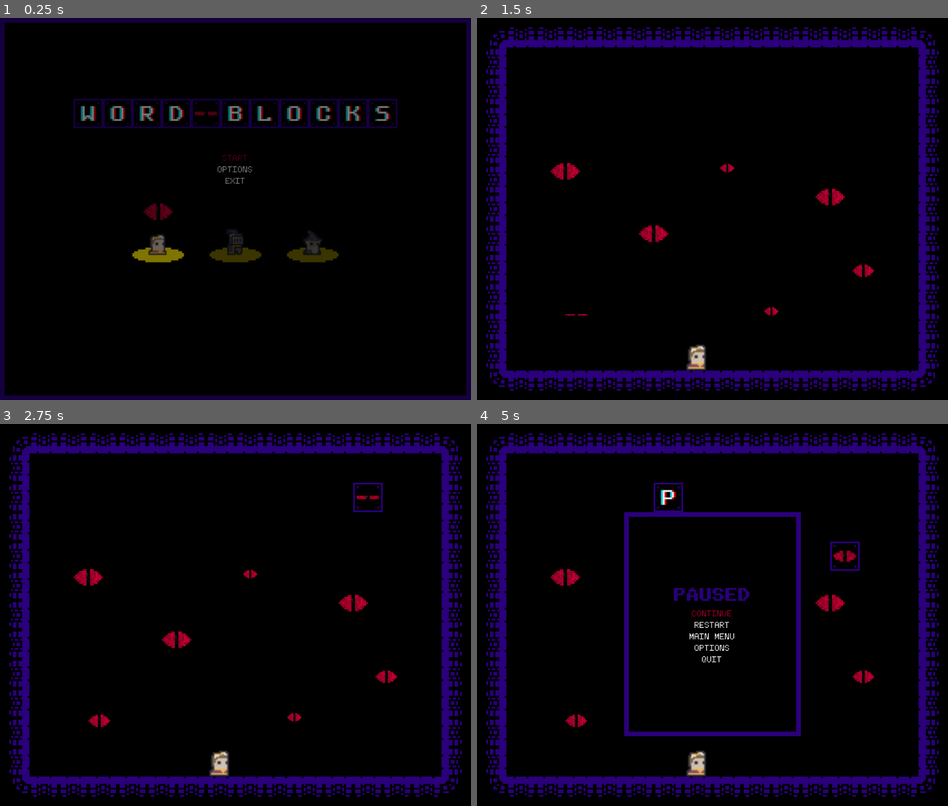
Above: before the commit, frames 1-4 (two rows, left to right).
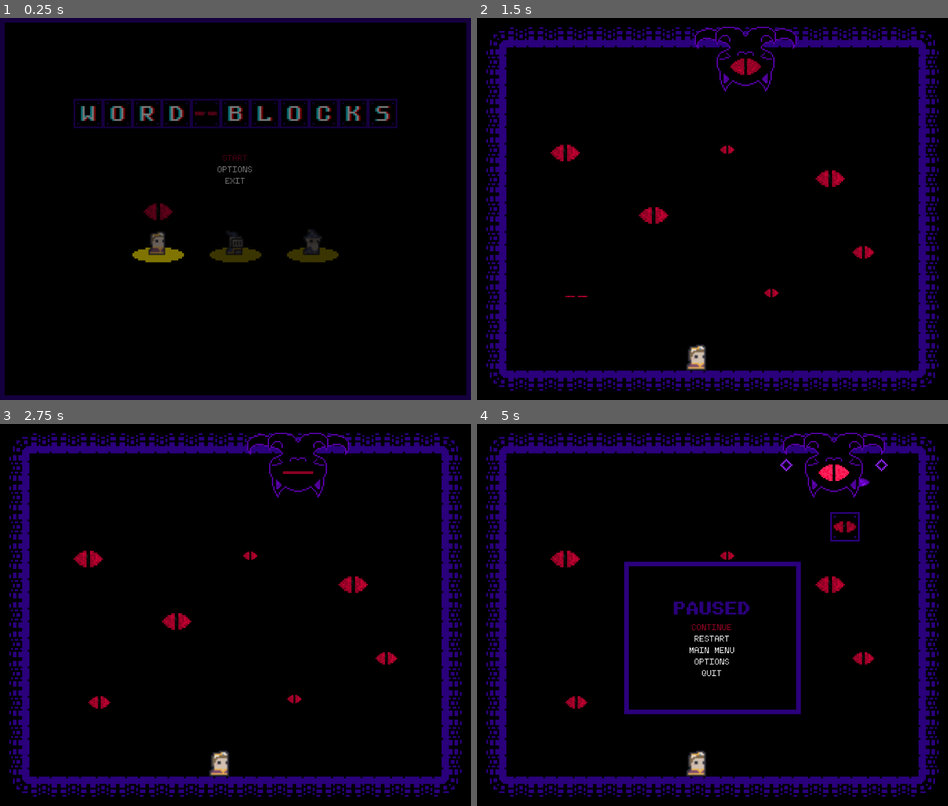
Above: after the commit, the same moments.

Repository: wlehoang/WordBlocks
Game: Godot game, scene res://main.tscn
Two runs of this game, one before a commit and one after it. Both use one fixed random seed, a clock stepped at 60 frames per second and the inputs below.
Inputs (mouse positions are in pixels of both pictures, inside the frame that each line leads up to):
- Up to frame 1 (0.25 s): no input
- Up to frame 2 (1.5 s): click "START" at 0.5 s; tap Enter at 1.25 s; move the mouse to (816, 189) at 1.27 s; hold E (select_right) from 1.28 s (still down); hold Space (pickup_or_drop) from 1.28 s (still down)
- Up to frame 3 (2.75 s): keep holding E (select_right); tap W (select_up) at 1.52, 1.82, 2.27, 2.57 s; move the mouse to (141, 634) at 2.02 s; release Space (pickup_or_drop) at 2.03 s; tap Space (pickup_or_drop) at 2.1 s
- Up to frame 4 (5 s): move the mouse to (759, 530) at 2.77 s; release E (select_right) at 2.78 s; hold Q (select_left) 2.78-3.53 s; hold Space (pickup_or_drop) 2.78-3.53 s; move the mouse to (688, 691) at 3.52 s; hold E (select_right) from 3.53 s (still down); tap Space (pickup_or_drop) at 3.6 s; tap W (select_up) at 3.77, 4.07, 4.52, 4.82 s; move the mouse to (853, 672) at 4.27 s; hold Space (pickup_or_drop) from 4.28 s (still down); tap Escape (ui_cancel) at 4.9 s

The runs differ from the first frame. In frame 1, 0.1% of the frame differs, in the area x 31-69%, y 55-63%; in frame 2, 2.4%; in frame 3, 2.6%; in frame 4, 6.1%, in the area x 15-88%, y 2-82%.

Commit message:
Mindcat and portal animations

Diff:
--- a/autoloads/globals.gd
+++ b/autoloads/globals.gd
@@ -1,4 +1,6 @@
 extends Node
+
+export (int) var tile_size = 64
 
 func snap_to_grid(pos: Vector2, tile_size: int):
 	pos.x = round(pos.x / (tile_size/2)) * (tile_size/2)
--- a/entities/blocks/blocks.gd
+++ b/entities/blocks/blocks.gd
@@ -10,7 +10,7 @@
 
 func handle_block_fall():
 	var pos_delta = Vector2.ZERO
-	pos_delta.y += get_parent().tile_size;
+	pos_delta.y += Globals.tile_size;
 	if not test_move(transform, pos_delta):
 		var collision = move_and_collide(pos_delta)
 	detect_word()
@@ -178,18 +178,18 @@
 func detect_word():
 	var left = get_node("Left")
 	var up = get_node("Up")
-	if (left.get_overlapping_bodies().size()>0 && "block_type" in left.get_overlapping_bodies()[0]):
+	if (left.get_overlapping_bodies().size() > 0 && "block_type" in left.get_overlapping_bodies()[0]):
 		return
 	var letter_chain = get_word_chain()
 	if letter_chain.length()>=4:
 		var letter_indexes = check_letter_chain(letter_chain)
-		if letter_indexes.size()==2:
+		if letter_indexes.size() == 2:
 			pop_letter_chain(letter_indexes)
 
 func get_word_chain():
 	var word_chain = ""
 	var letter_reader = self
-	while letter_reader!=null:
+	while letter_reader != null:
 		word_chain += type_to_letter(letter_reader.block_type)
 		var right = letter_reader.get_node("Right")
 		if (right.get_overlapping_bodies().size()>0 && "block_type" in right.get_overlapping_bodies()[0]):
@@ -216,8 +216,8 @@
 func pop_letter_chain(letter_indexes):
 	var letter_tracker = self
 	var letter_index = 0
-	while letter_tracker!=null && letter_index<letter_indexes[1]:
-		if letter_index>=letter_indexes[0] && letter_index<letter_indexes[1]:
+	while letter_tracker != null && letter_index < letter_indexes[1]:
+		if letter_index >= letter_indexes[0] && letter_index<letter_indexes[1]:
 			letter_tracker.queue_free()
 		var right = letter_tracker.get_node("Right")
 		var collisions = right.get_overlapping_bodies()
@@ -226,3 +226,6 @@
 		else:
 			letter_tracker = null
 		letter_index += 1
+
+func _on_ShowTimer_timeout():
+	show()
--- a/entities/blocks/blocks.tscn
+++ b/entities/blocks/blocks.tscn
@@ -1,7 +1,8 @@
-[gd_scene load_steps=98 format=2]
+[gd_scene load_steps=104 format=2]
 
 [ext_resource path="res://entities/blocks/assets/glitch_blocks.png" type="Texture" id=1]
 [ext_resource path="res://entities/blocks/blocks.gd" type="Script" id=2]
+[ext_resource path="res://ui/assets/select.png" type="Texture" id=3]
 
 [sub_resource type="AtlasTexture" id=133]
 flags = 4
@@ -638,6 +639,34 @@
 
 [sub_resource type="RectangleShape2D" id=159]
 extents = Vector2( 32, 32 )
+
+[sub_resource type="AtlasTexture" id=162]
+flags = 4
+atlas = ExtResource( 3 )
+region = Rect2( 0, 0, 32, 32 )
+
+[sub_resource type="AtlasTexture" id=163]
+flags = 4
+atlas = ExtResource( 3 )
+region = Rect2( 32, 0, 32, 32 )
+
+[sub_resource type="AtlasTexture" id=164]
+flags = 4
+atlas = ExtResource( 3 )
+region = Rect2( 64, 0, 32, 32 )
+
+[sub_resource type="AtlasTexture" id=165]
+flags = 4
+atlas = ExtResource( 3 )
+region = Rect2( 96, 0, 32, 32 )
+
+[sub_resource type="SpriteFrames" id=166]
+animations = [ {
+"frames": [ SubResource( 162 ), SubResource( 163 ), SubResource( 164 ), SubResource( 165 ) ],
+"loop": true,
+"name": "default",
+"speed": 5.0
+} ]
 
 [sub_resource type="RectangleShape2D" id=160]
 extents = Vector2( 24, 24 )
@@ -650,9 +679,13 @@
 collision_mask = 3
 moving_platform_apply_velocity_on_leave = 2
 script = ExtResource( 2 )
+__meta__ = {
+"_edit_group_": true
+}
 
 [node name="AnimatedSprite" type="AnimatedSprite" parent="."]
 scale = Vector2( 1.34, 1.34 )
+z_index = 1
 frames = SubResource( 131 )
 animation = "block_empty"
 playing = true
@@ -661,14 +694,13 @@
 scale = Vector2( 0.99, 0.99 )
 shape = SubResource( 159 )
 
-[node name="Highlight" type="ReferenceRect" parent="."]
-margin_left = -32.0
-margin_top = -32.0
-margin_right = 32.0
-margin_bottom = 32.0
-mouse_filter = 2
-border_width = 2.0
-editor_only = false
+[node name="Highlight" type="AnimatedSprite" parent="."]
+position = Vector2( 9.53674e-07, -9.53674e-07 )
+scale = Vector2( 2, 2 )
+z_index = 2
+frames = SubResource( 166 )
+frame = 3
+playing = true
 
 [node name="SelectionArea" type="Area2D" parent="."]
 
@@ -711,5 +743,11 @@
 [node name="Collision" type="CollisionShape2D" parent="Down"]
 shape = SubResource( 161 )
 
+[node name="ShowTimer" type="Timer" parent="."]
+wait_time = 0.5
+one_shot = true
+autostart = true
+
 [connection signal="area_entered" from="SelectionArea" to="." method="_on_SelectionArea_area_entered"]
 [connection signal="area_exited" from="SelectionArea" to="." method="_on_SelectionArea_area_exited"]
+[connection signal="timeout" from="ShowTimer" to="." method="_on_ShowTimer_timeout"]
--- a/entities/mind_cat/mind_cat.gd
+++ b/entities/mind_cat/mind_cat.gd
@@ -1,4 +1,19 @@
-extends Node2D
+extends KinematicBody2D
+
+var move_dir = Globals.tile_size
 
 func _ready():
-	pass
+	add_to_group("cat")
+	$AnimatedSprite.play("idle")
+
+func handle_movement():
+	var pos_delta = Vector2.ZERO
+	pos_delta.x += move_dir;
+	if not test_move(transform, pos_delta):
+		var collision = move_and_collide(pos_delta)
+	else:
+		move_dir = -move_dir
+		$AnimatedSprite.play("summon")
+
+func _on_AnimatedSprite_animation_finished():
+	$AnimatedSprite.play("idle")
--- a/entities/mind_cat/mind_cat.tscn
+++ b/entities/mind_cat/mind_cat.tscn
@@ -1,6 +1,118 @@
-[gd_scene load_steps=2 format=2]
+[gd_scene load_steps=21 format=2]
 
 [ext_resource path="res://entities/mind_cat/mind_cat.gd" type="Script" id=1]
+[ext_resource path="res://entities/mind_cat/assets/mind_cat.png" type="Texture" id=2]
 
-[node name="MindCat" type="Node2D"]
+[sub_resource type="AtlasTexture" id=1]
+flags = 4
+atlas = ExtResource( 2 )
+region = Rect2( 0, 0, 384, 192 )
+
+[sub_resource type="AtlasTexture" id=2]
+flags = 4
+atlas = ExtResource( 2 )
+region = Rect2( 384, 0, 384, 192 )
+
+[sub_resource type="AtlasTexture" id=3]
+flags = 4
+atlas = ExtResource( 2 )
+region = Rect2( 0, 192, 384, 192 )
+
+[sub_resource type="AtlasTexture" id=4]
+flags = 4
+atlas = ExtResource( 2 )
+region = Rect2( 384, 192, 384, 192 )
+
+[sub_resource type="AtlasTexture" id=5]
+flags = 4
+atlas = ExtResource( 2 )
+region = Rect2( 0, 192, 384, 192 )
+
+[sub_resource type="AtlasTexture" id=6]
+flags = 4
+atlas = ExtResource( 2 )
+region = Rect2( 384, 192, 384, 192 )
+
+[sub_resource type="AtlasTexture" id=7]
+flags = 4
+atlas = ExtResource( 2 )
+region = Rect2( 0, 192, 384, 192 )
+
+[sub_resource type="AtlasTexture" id=8]
+flags = 4
+atlas = ExtResource( 2 )
+region = Rect2( 384, 192, 384, 192 )
+
+[sub_resource type="AtlasTexture" id=9]
+flags = 4
+atlas = ExtResource( 2 )
+region = Rect2( 0, 192, 384, 192 )
+
+[sub_resource type="AtlasTexture" id=10]
+flags = 4
+atlas = ExtResource( 2 )
+region = Rect2( 384, 192, 384, 192 )
+
+[sub_resource type="AtlasTexture" id=11]
+flags = 4
+atlas = ExtResource( 2 )
+region = Rect2( 0, 384, 384, 192 )
+
+[sub_resource type="AtlasTexture" id=12]
+flags = 4
+atlas = ExtResource( 2 )
+region = Rect2( 384, 384, 384, 192 )
+
+[sub_resource type="AtlasTexture" id=13]
+flags = 4
+atlas = ExtResource( 2 )
+region = Rect2( 0, 576, 384, 192 )
+
+[sub_resource type="AtlasTexture" id=14]
+flags = 4
+atlas = ExtResource( 2 )
+region = Rect2( 384, 576, 384, 192 )
+
+[sub_resource type="AtlasTexture" id=15]
+flags = 4
+atlas = ExtResource( 2 )
+region = Rect2( 0, 768, 384, 192 )
+
+[sub_resource type="AtlasTexture" id=16]
+flags = 4
+atlas = ExtResource( 2 )
+region = Rect2( 384, 768, 384, 192 )
+
+[sub_resource type="SpriteFrames" id=17]
+animations = [ {
+"frames": [ SubResource( 1 ), SubResource( 2 ), SubResource( 3 ), SubResource( 4 ), SubResource( 5 ), SubResource( 6 ), SubResource( 7 ), SubResource( 8 ), SubResource( 9 ), SubResource( 10 ) ],
+"loop": true,
+"name": "idle",
+"speed": 5.0
+}, {
+"frames": [ SubResource( 11 ), SubResource( 12 ), SubResource( 13 ), SubResource( 14 ), SubResource( 15 ), SubResource( 16 ), SubResource( 15 ), SubResource( 16 ), SubResource( 15 ), SubResource( 16 ), SubResource( 15 ), SubResource( 14 ), SubResource( 13 ), SubResource( 13 ), SubResource( 12 ) ],
+"loop": false,
+"name": "summon",
+"speed": 5.0
+} ]
+
+[sub_resource type="RectangleShape2D" id=18]
+extents = Vector2( 170.667, 5.33334 )
+
+[node name="MindCat" type="KinematicBody2D"]
+rotation = 3.14159
+scale = Vector2( 0.75, 0.75 )
+z_index = 4
 script = ExtResource( 1 )
+
+[node name="AnimatedSprite" type="AnimatedSprite" parent="."]
+frames = SubResource( 17 )
+animation = "summon"
+frame = 14
+playing = true
+
+[node name="CollisionPolygon2D" type="CollisionShape2D" parent="."]
+position = Vector2( 0.000108168, -42.6667 )
+shape = SubResource( 18 )
+
+[connection signal="animation_finished" from="AnimatedSprite" to="." method="_on_AnimatedSprite_animation_finished"]
--- a/entities/player/player.gd
+++ b/entities/player/player.gd
@@ -13,7 +13,7 @@
 signal trapped
 
 func _ready():
-	tile_size = get_parent().tile_size
+	tile_size = Globals.tile_size
 	facing.cast_to = Vector2(tile_size, 0)
 	add_to_group("player")
 
--- a/entities/player/player.tscn
+++ b/entities/player/player.tscn
@@ -1262,7 +1262,7 @@
 scale = Vector2( 3.5, 3.25 )
 frames = SubResource( 59 )
 animation = "wizard_death_right"
-frame = 1
+frame = 3
 playing = true
 
 [node name="CollisionShape2D" type="CollisionShape2D" parent="."]
--- /dev/null
+++ b/levels/common/summon_portal.gd
@@ -0,0 +1,7 @@
+extends Node2D
+
+func _ready():
+	$AnimatedSprite.play("spawn")
+
+func _on_AnimatedSprite_animation_finished():
+	queue_free()
--- /dev/null
+++ b/levels/common/summon_portal.tscn
@@ -0,0 +1,105 @@
+[gd_scene load_steps=20 format=2]
+
+[ext_resource path="res://levels/common/summon_portal.gd" type="Script" id=1]
+[ext_resource path="res://levels/common/assets/purple_portal.png" type="Texture" id=2]
+
+[sub_resource type="AtlasTexture" id=179]
+flags = 4
+atlas = ExtResource( 2 )
+region = Rect2( 0, 64, 64, 64 )
+
+[sub_resource type="AtlasTexture" id=180]
+flags = 4
+atlas = ExtResource( 2 )
+region = Rect2( 64, 64, 64, 64 )
+
+[sub_resource type="AtlasTexture" id=181]
+flags = 4
+atlas = ExtResource( 2 )
+region = Rect2( 128, 64, 64, 64 )
+
+[sub_resource type="AtlasTexture" id=182]
+flags = 4
+atlas = ExtResource( 2 )
+region = Rect2( 192, 64, 64, 64 )
+
+[sub_resource type="AtlasTexture" id=183]
+flags = 4
+atlas = ExtResource( 2 )
+region = Rect2( 256, 64, 64, 64 )
+
+[sub_resource type="AtlasTexture" id=184]
+flags = 4
+atlas = ExtResource( 2 )
+region = Rect2( 320, 64, 64, 64 )
+
+[sub_resource type="AtlasTexture" id=185]
+flags = 4
+atlas = ExtResource( 2 )
+region = Rect2( 384, 64, 64, 64 )
+
+[sub_resource type="AtlasTexture" id=186]
+flags = 4
+atlas = ExtResource( 2 )
+region = Rect2( 448, 64, 64, 64 )
+
+[sub_resource type="AtlasTexture" id=187]
+flags = 4
+atlas = ExtResource( 2 )
+region = Rect2( 0, 128, 64, 64 )
+
+[sub_resource type="AtlasTexture" id=188]
+flags = 4
+atlas = ExtResource( 2 )
+region = Rect2( 64, 128, 64, 64 )
+
+[sub_resource type="AtlasTexture" id=189]
+flags = 4
+atlas = ExtResource( 2 )
+region = Rect2( 128, 128, 64, 64 )
+
+[sub_resource type="AtlasTexture" id=190]
+flags = 4
+atlas = ExtResource( 2 )
+region = Rect2( 192, 128, 64, 64 )
+
+[sub_resource type="AtlasTexture" id=191]
+flags = 4
+atlas = ExtResource( 2 )
+region = Rect2( 256, 128, 64, 64 )
+
+[sub_resource type="AtlasTexture" id=192]
+flags = 4
+atlas = ExtResource( 2 )
+region = Rect2( 320, 128, 64, 64 )
+
+[sub_resource type="AtlasTexture" id=193]
+flags = 4
+atlas = ExtResource( 2 )
+region = Rect2( 384, 128, 64, 64 )
+
+[sub_resource type="AtlasTexture" id=194]
+flags = 4
+atlas = ExtResource( 2 )
+region = Rect2( 448, 128, 64, 64 )
+
+[sub_resource type="SpriteFrames" id=178]
+animations = [ {
+"frames": [ SubResource( 179 ), SubResource( 180 ), SubResource( 181 ), SubResource( 182 ), SubResource( 183 ), SubResource( 184 ), SubResource( 185 ), SubResource( 186 ), SubResource( 187 ), SubResource( 188 ), SubResource( 189 ), SubResource( 190 ), SubResource( 191 ), SubResource( 192 ), SubResource( 193 ), SubResource( 194 ) ],
+"loop": false,
+"name": "spawn",
+"speed": 5.0
+} ]
+
+[node name="SummonPortal" type="Node2D"]
+script = ExtResource( 1 )
+
+[node name="AnimatedSprite" type="AnimatedSprite" parent="."]
+position = Vector2( 8, -32 )
+rotation = 1.5708
+scale = Vector2( 2, 3 )
+z_index = 1
+frames = SubResource( 178 )
+animation = "spawn"
+
+[connection signal="animation_finished" from="AnimatedSprite" to="." method="_on_AnimatedSprite_animation_finished"]
--- a/levels/level_1/level_1.gd
+++ b/levels/level_1/level_1.gd
@@ -1,29 +1,47 @@
 extends Node2D
 
 const Blocks = preload("res://entities/blocks/blocks.tscn")
-export (int) var tile_size = 64
+const Portals = preload("res://levels/common/summon_portal.tscn")
 export (String) var scene_name
 onready var player_name = "princess"
+var tile_size
+var prev_column = -1
 
 signal scene_changed(new_scene)
 
 func _ready():
+	tile_size = Globals.tile_size
 	add_to_group("map")
 	$Player.player_name = player_name
 	$Player/AnimatedSprite.play(player_name + "_idle_right")
 
 func handle_block_spawn(column):
+	var portal = Portals.instance()
 	var block = Blocks.instance()
+	var all_blocks = get_tree().get_nodes_in_group("block")
+	portal.position = (Vector2((column + 1.5) * tile_size, 2.5 * tile_size))
 	block.position = (Vector2((column + 1.5) * tile_size, tile_size + tile_size/2))
+	for b in all_blocks:
+		if block.position == b.position:
+			return
 	block.select_block_type()
+	block.hide()
+	add_child(portal)
 	add_child(block)
 
 func _on_BlockSpawnTimer_timeout():
 	randomize()
-	handle_block_spawn(randi() % 14)
+	var column = randi() % 14
+	while column == prev_column:
+		column = randi() % 14
+	prev_column = column
+	handle_block_spawn(column)
 
 func _on_BlockFallTimer_timeout():
 	get_tree().call_group("block", "handle_block_fall")
 
+func _on_MoveTimer_timeout():
+	get_tree().call_group("cat", "handle_movement")
+
 func _on_Player_trapped():
 	emit_signal("scene_changed", "defeat")
--- a/levels/level_1/level_1.tscn
+++ b/levels/level_1/level_1.tscn
@@ -1,10 +1,11 @@
-[gd_scene load_steps=20 format=2]
+[gd_scene load_steps=21 format=2]
 
 [ext_resource path="res://levels/level_1/level_1.gd" type="Script" id=1]
 [ext_resource path="res://entities/player/player.tscn" type="PackedScene" id=2]
 [ext_resource path="res://levels/common/assets/shadow_tileset.png" type="Texture" id=3]
 [ext_resource path="res://levels/common/eye.tscn" type="PackedScene" id=4]
 [ext_resource path="res://resources/music/easyMode.mp3" type="AudioStream" id=5]
+[ext_resource path="res://entities/mind_cat/mind_cat.tscn" type="PackedScene" id=6]
 
 [sub_resource type="ConvexPolygonShape2D" id=3]
 points = PoolVector2Array( 0, 0, 64, 0, 64, 64, 0, 64 )
@@ -184,6 +185,8 @@
 show_collision = true
 collision_use_kinematic = true
 collision_bounce = 1.0
+collision_layer = 5
+collision_mask = 5
 format = 1
 tile_data = PoolIntArray( -196608, 0, 0, -196607, 0, 131075, -196606, 0, 131075, -196605, 0, 131075, -196604, 0, 131075 …(836 unchanged characters)…
 
@@ -192,17 +195,28 @@
 position = Vector2( 480, 736 )
 z_index = 1
 
+[node name="MindCat" parent="." instance=ExtResource( 6 )]
+position = Vector2( 520, 88 )
+rotation = -3.14159
+collision_layer = 4
+collision_mask = 4
+
 [node name="BlockSpawnTimer" type="Timer" parent="."]
 unique_name_in_owner = true
-wait_time = 2.0
+wait_time = 3.0
 autostart = true
 
 [node name="BlockFallTimer" type="Timer" parent="."]
 unique_name_in_owner = true
 autostart = true
 
+[node name="MoveTimer" type="Timer" parent="."]
+unique_name_in_owner = true
+wait_time = 0.75
+autostart = true
+
 [node name="YSort" type="YSort" parent="."]
-position = Vector2( 0, 192 )
+position = Vector2( 0, 152 )
 
 [node name="Eye1" parent="YSort" instance=ExtResource( 4 )]
 position = Vector2( 840, 360 )
@@ -237,3 +251,4 @@
 [connection signal="trapped" from="Player" to="." method="_on_Player_trapped"]
 [connection signal="timeout" from="BlockSpawnTimer" to="." method="_on_BlockSpawnTimer_timeout"]
 [connection signal="timeout" from="BlockFallTimer" to="." method="_on_BlockFallTimer_timeout"]
+[connection signal="timeout" from="MoveTimer" to="." method="_on_MoveTimer_timeout"]
--- a/levels/level_2/level_2.gd
+++ b/levels/level_2/level_2.gd
@@ -1,13 +1,14 @@
 extends Node2D
 
 const Blocks = preload("res://entities/blocks/blocks.tscn")
-export (int) var tile_size = 64
 export (String) var scene_name
 onready var player_name = "knight"
+var tile_size
 
 signal scene_changed(new_scene)
 
 func _ready():
+	tile_size = Globals.tile_size
 	add_to_group("map")
 	$Player.player_name = player_name
 	$Player/AnimatedSprite.play(player_name + "_idle_right")
--- a/levels/level_2/level_2.tscn
+++ b/levels/level_2/level_2.tscn
@@ -187,6 +187,8 @@
 show_collision = true
 collision_use_kinematic = true
 collision_bounce = 1.0
+collision_layer = 5
+collision_mask = 5
 format = 1
 tile_data = PoolIntArray( 0, 0, 65540, 15, 0, 65538, 65536, 0, 65540, 65551, 0, 65538, 131072, 0, 65540, 131087, 0, 655 …(452 unchanged characters)…
 
--- a/levels/level_3/level_3.gd
+++ b/levels/level_3/level_3.gd
@@ -1,13 +1,14 @@
 extends Node2D
 
 const Blocks = preload("res://entities/blocks/blocks.tscn")
-export (int) var tile_size = 64
 export (String) var scene_name
 onready var player_name = "wizard"
+var tile_size
 
 signal scene_changed(new_scene)
 
 func _ready():
+	tile_size = Globals.tile_size
 	add_to_group("map")
 	$Player.player_name = player_name
 	$Player/AnimatedSprite.play(player_name + "_idle_right")
--- a/levels/level_3/level_3.tscn
+++ b/levels/level_3/level_3.tscn
@@ -187,6 +187,8 @@
 show_collision = true
 collision_use_kinematic = true
 collision_bounce = 1.0
+collision_layer = 5
+collision_mask = 5
 format = 1
 tile_data = PoolIntArray( 0, 0, 65540, 15, 0, 65538, 65536, 0, 65540, 65551, 0, 65538, 131072, 0, 65540, 131087, 0, 655 …(452 unchanged characters)…
 
--- a/main.tscn
+++ b/main.tscn
@@ -2,7 +2,7 @@
 
 [ext_resource path="res://main.gd" type="Script" id=1]
 [ext_resource path="res://ui/menus/main_menu_screen.tscn" type="PackedScene" id=2]
-[ext_resource path="res://wordLoader.gd" type="Script" id=3]
+[ext_resource path="res://word_loader.gd" type="Script" id=3]
 
 [node name="MainScene" type="Node"]
 script = ExtResource( 1 )
--- a/ui/menus/game_over_screen.gd
+++ b/ui/menus/game_over_screen.gd
@@ -11,7 +11,6 @@
 func _on_RestartButton_pressed():
 	get_tree().paused = false
 	emit_signal("scene_changed", current_level)
-	print(current_level)
 
 func _on_MainMenuButton_pressed():
 	get_tree().paused = false
--- a/ui/menus/main_menu_screen.gd
+++ b/ui/menus/main_menu_screen.gd
@@ -43,20 +43,22 @@
 
 func _input(event):
 	if event.is_action_pressed("select_right"):
-		if selected_character == "princess":
-			selected_character = "knight"
-		elif selected_character == "knight":
-			selected_character = "wizard"
-		elif selected_character == "wizard":
-			selected_character = "princess"
+		match selected_character:
+			"princess":
+				selected_character = "knight"
+			"knight":
+				selected_character = "wizard"
+			"wizard":
+				selected_character = "princess"
 		handle_character_select()
 	elif event.is_action_pressed("select_left"):
-		if selected_character == "princess":
-			selected_character = "wizard"
-		elif selected_character == "knight":
-			selected_character = "princess"
-		elif selected_character == "wizard":
-			selected_character = "knight"
+		match selected_character:
+			"princess":
+				selected_character = "wizard"
+			"knight":
+				selected_character = "princess"
+			"wizard":
+				selected_character = "knight"
 		handle_character_select()
 
 func _on_StartButton_pressed():
--- a/ui/menus/main_menu_screen.tscn
+++ b/ui/menus/main_menu_screen.tscn
@@ -6,7 +6,6 @@
 [ext_resource path="res://entities/player/assets/princess.png" type="Texture" id=4]
 [ext_resource path="res://entities/player/assets/knight.png" type="Texture" id=5]
 [ext_resource path="res://entities/player/assets/wizard.png" type="Texture" id=6]
-[ext_resource path="res://resources/music/titleScreen.mp3" type="AudioStream" id=8]
 [ext_resource path="res://ui/menus/options_screen.tscn" type="PackedScene" id=7]
 [ext_resource path="res://ui/assets/lit_floor.png" type="Texture" id=8]
 [ext_resource path="res://levels/common/eye.tscn" type="PackedScene" id=9]
@@ -185,7 +184,6 @@
 text = "EXIT"
 
 [node name="MainMenuMusic" type="AudioStreamPlayer" parent="."]
-stream = ExtResource( 7 )
 volume_db = -10.0
 autoplay = true
 mix_target = 1
@@ -199,7 +197,7 @@
 unique_name_in_owner = true
 frames = SubResource( 13 )
 animation = "idle"
-frame = 1
+frame = 3
 playing = true
 
 [node name="CollisionShape2D" type="CollisionShape2D" parent="PrincessArea"]
@@ -223,7 +221,7 @@
 unique_name_in_owner = true
 frames = SubResource( 18 )
 animation = "idle"
-frame = 3
+frame = 1
 playing = true
 
 [node name="CollisionShape2D" type="CollisionShape2D" parent="KnightArea"]
@@ -247,7 +245,7 @@
 unique_name_in_owner = true
 frames = SubResource( 23 )
 animation = "idle"
-frame = 1
+frame = 3
 playing = true
 
 [node name="CollisionShape2D" type="CollisionShape2D" parent="WizardArea"]
--- a/ui/menus/pause_screen.tscn
+++ b/ui/menus/pause_screen.tscn
@@ -44,27 +44,27 @@
 anchor_right = 1.0
 anchor_bottom = 1.0
 margin_left = 320.0
-margin_top = 192.0
+margin_top = 300.0
 margin_right = -320.0
-margin_bottom = -152.0
+margin_bottom = -200.0
 custom_styles/panel = SubResource( 1 )
 
 [node name="MarginContainer" type="MarginContainer" parent="PanelContainer"]
 margin_left = 10.0
 margin_top = 10.0
 margin_right = 374.0
-margin_bottom = 246.0
+margin_bottom = 322.0
 
 [node name="Rows" type="VBoxContainer" parent="PanelContainer/MarginContainer"]
 margin_right = 364.0
-margin_bottom = 236.0
+margin_bottom = 312.0
 custom_constants/separation = 10
 alignment = 1
 
 [node name="Title" type="Label" parent="PanelContainer/MarginContainer/Rows"]
-margin_top = 31.0
+margin_top = 69.0
 margin_right = 364.0
-margin_bottom = 75.0
+margin_bottom = 113.0
 size_flags_horizontal = 3
 size_flags_vertical = 1
 theme = SubResource( 2 )
@@ -78,9 +78,9 @@
 uppercase = true
 
 [node name="CenterContainer" type="CenterContainer" parent="PanelContainer/MarginContainer/Rows"]
-margin_top = 85.0
+margin_top = 123.0
 margin_right = 364.0
-margin_bottom = 205.0
+margin_bottom = 243.0
 
 [node name="ButtonRows" type="VBoxContainer" parent="PanelContainer/MarginContainer/Rows/CenterContainer"]
 margin_left = 132.0
Binary file added: entities/mind_cat/assets/mind_cat.png
Not shown, changed: entities/mind_cat/assets/mind_cat.png.import
Binary file added: entities/mind_cat/assets/tentacle_attack.png
Not shown, added: entities/mind_cat/assets/tentacle_attack.png.import
Binary file added: levels/common/assets/purple_portal.png
Not shown, added: levels/common/assets/purple_portal.png.import
Binary file added: ui/assets/select.png
Not shown, added: ui/assets/select.png.import
Binary file removed: ui/assets/spotlight.png
Renamed: wordLoader.gd -> word_loader.gd
